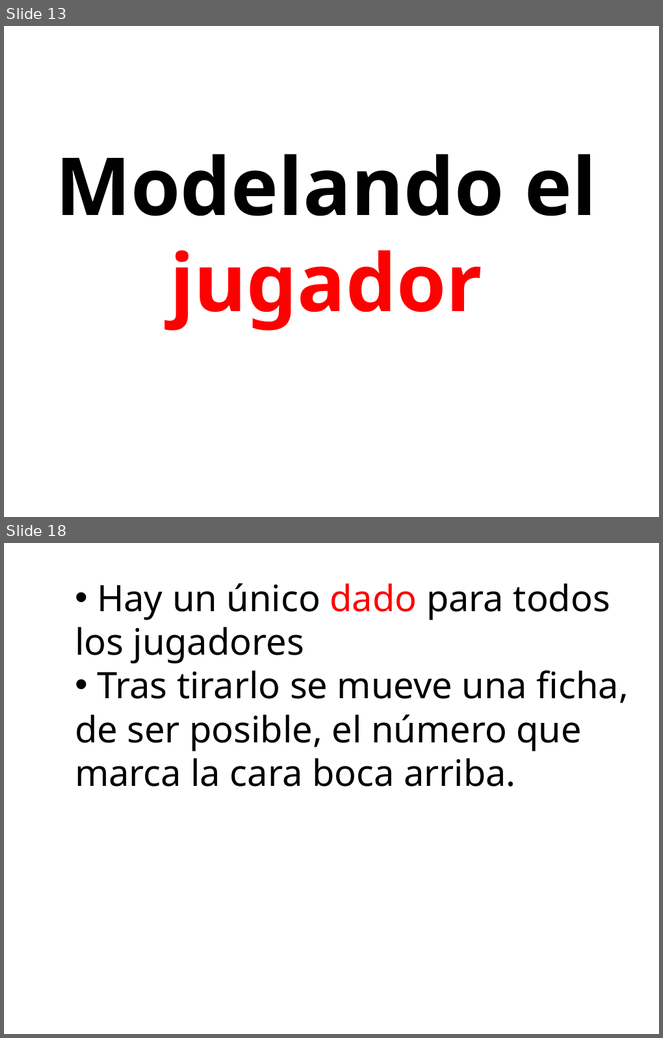
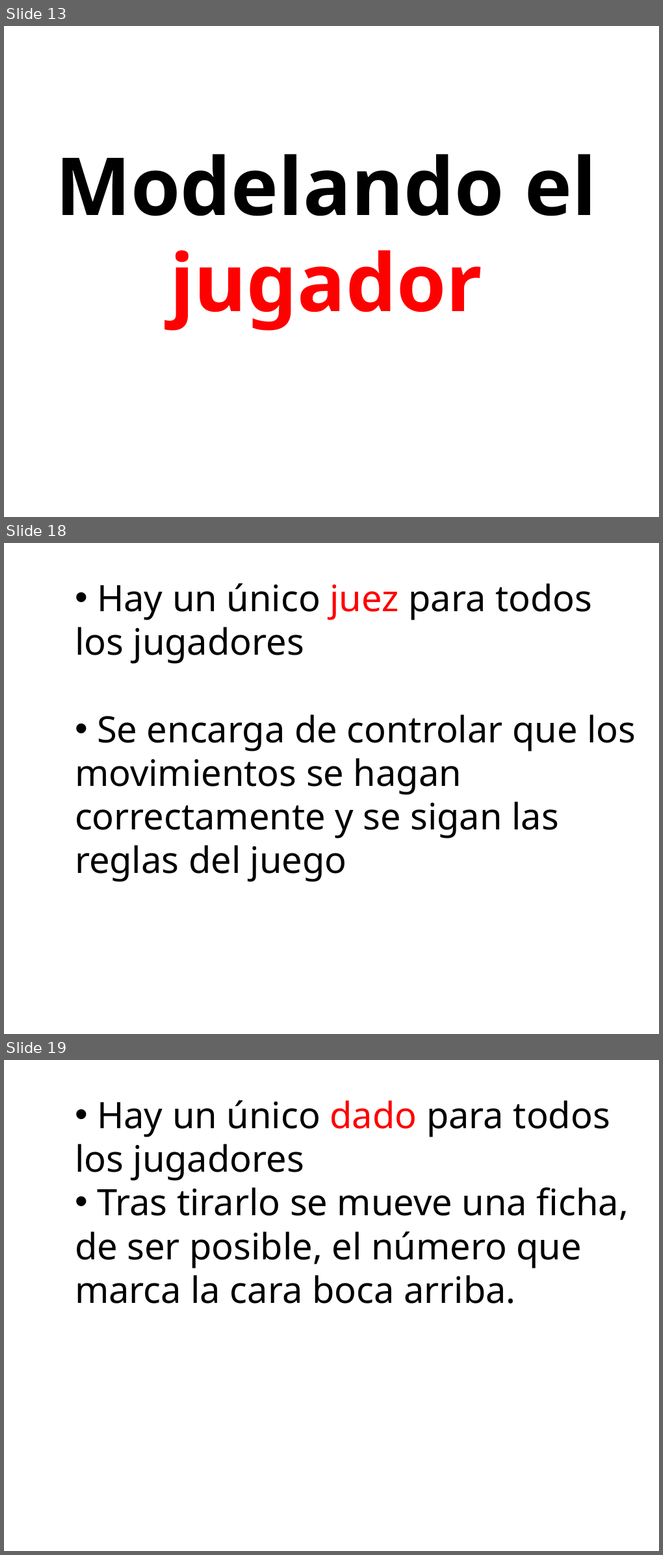
Before and after one commit to kikeacedo/Parchis, a slide deck: Parchis.pptx. Shown one above the other, each under a label of ours: slides 13 and 18 before the commit, slides 13, 18 and 19 after it; the slides between them are not shown. The pictures are 663x1038 and 663x1555 pixels, drawn with LibreOffice and Linux fonts; fonts in the diff are those of the drawing. Boxes give left, top, right and bottom in pixels: in the first picture for what was removed or moved away, otherwise in the second. Text is boxed around its words. In the diff, an @@ line names an element or a change of style, - is before the commit and + after.

Commit message:
1.0
Terminado para 1 Jugador

```diff
--- a/Parchis.pptx
+++ b/Parchis.pptx
@@ slide 18 added at (4, 543, 659, 1034), background #FFFFFF @@
@@ text added at (75, 583, 636, 882), 40 pt, text #000000 @@
+• Hay un único juez para todos los jugadores
+• Se encarga de controlar que los movimientos se hagan correctamente y se sigan las reglas del juego
@@ what was slide 18 is now slide 19 @@
```
Also in this commit, not shown: 13 slides changed, 6 other slides added, 5 slides removed, 36 other files.
